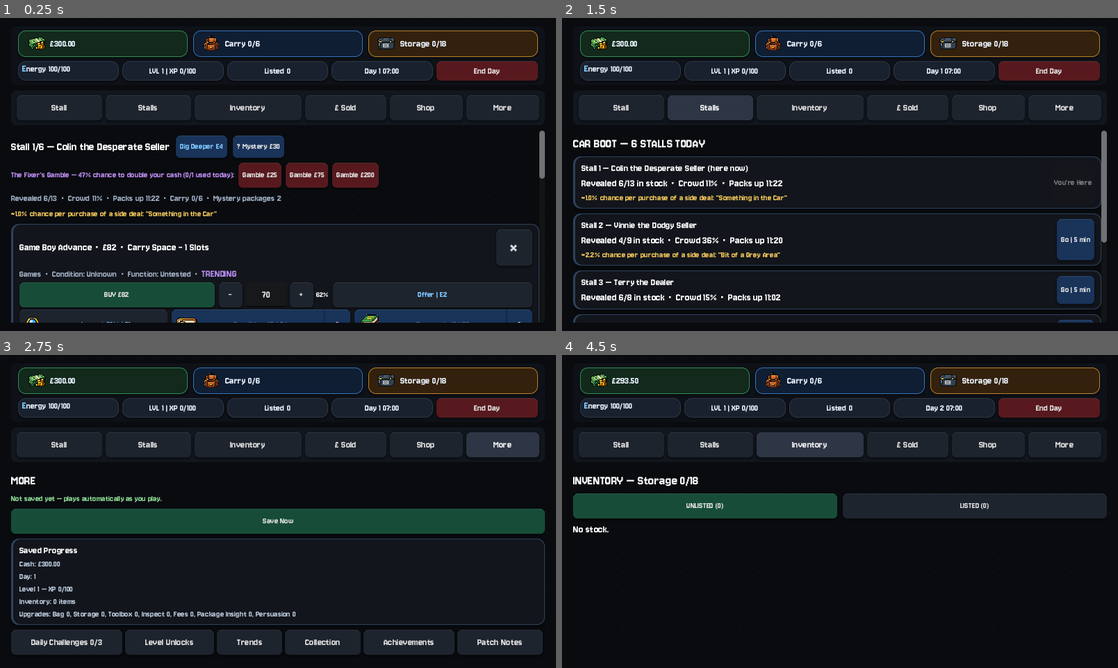
Above: before the commit, frames 1-4 (two rows, left to right).
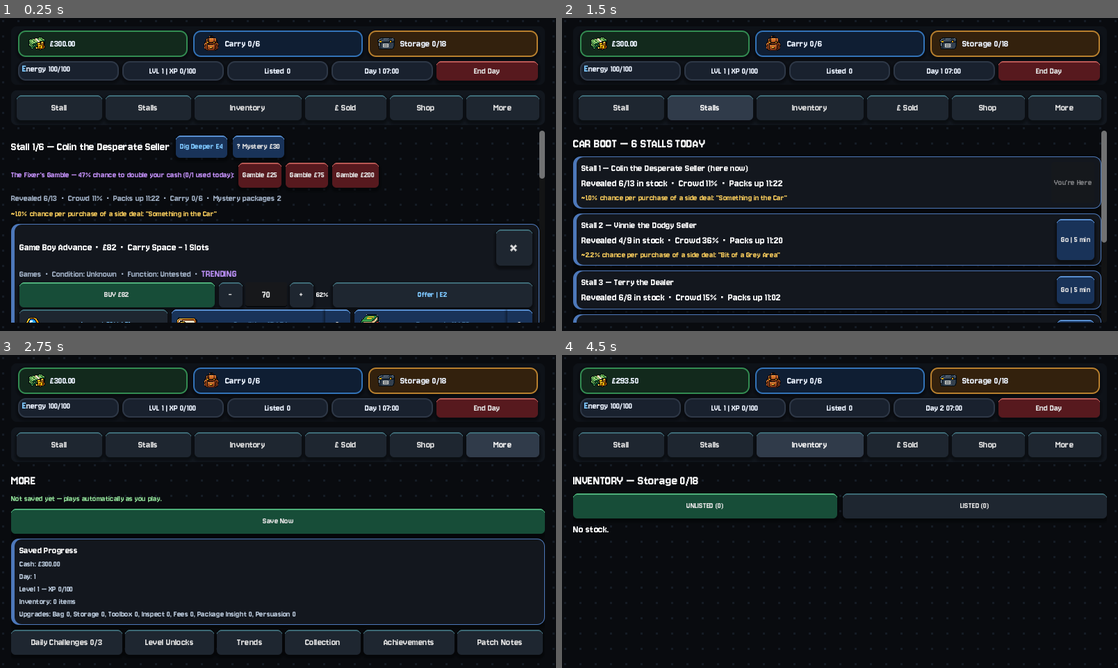
Above: after the commit, the same moments.

Repository: wmilburn1997-ai/car-boot-reseller
Game: Godot game, scene res://Main.tscn
Two runs of this game, one before a commit and one after it. Both use one fixed random seed, a clock stepped at 60 frames per second and the inputs below.
Inputs:
- Up to frame 1 (0.25 s): no input
- Up to frame 2 (1.5 s): click "Stall" at 0.5 s; click "Stalls" at 1.25 s
- Up to frame 3 (2.75 s): click "More" at 2 s
- Up to frame 4 (4.5 s): click "Daily Challenges 0/3" at 2.75 s; click "End Day" at 3.5 s; click "Inventory" at 4.25 s

The runs differ from the first frame. In frame 1, 2.7% of the frame differs, in the area x 2-97%, y 4-98%; in frame 2, 3.2%; in frame 3, 2.7%; in frame 4, 1.7%.

Commit message:
Amplify visual refresh - nav buttons and completed-action boxes were barely touched in v1

Diff:
--- a/main.gd
+++ b/main.gd
@@ -355,14 +355,13 @@
 	bg.set_anchors_and_offsets_preset(Control.PRESET_FULL_RECT)
 	add_child(bg)
 
-	var pattern_size = 28
+	var pattern_size = 22
 	var pattern_img = Image.create(pattern_size, pattern_size, false, Image.FORMAT_RGBA8)
 	pattern_img.fill(Color(0, 0, 0, 0))
-	var dot_color = Color(1, 1, 1, 0.035)
-	pattern_img.set_pixel(3, 3, dot_color)
-	pattern_img.set_pixel(4, 3, dot_color)
-	pattern_img.set_pixel(3, 4, dot_color)
-	pattern_img.set_pixel(4, 4, dot_color)
+	var dot_color = Color(0.55, 0.70, 0.95, 0.10)
+	for dx in range(3):
+		for dy in range(3):
+			pattern_img.set_pixel(3 + dx, 3 + dy, dot_color)
 	var pattern_tex = ImageTexture.create_from_image(pattern_img)
 	var pattern_rect = TextureRect.new()
 	pattern_rect.texture = pattern_tex
@@ -754,10 +753,10 @@
 		border = Color(0.72,0.50,0.18,1.0)
 	sb.bg_color = bg
 	sb.border_color = border
-	sb.border_width_left = 1
-	sb.border_width_top = 1
-	sb.border_width_right = 1
-	sb.border_width_bottom = 1
+	sb.border_width_left = 2
+	sb.border_width_top = 2
+	sb.border_width_right = 2
+	sb.border_width_bottom = 2
 	sb.corner_radius_top_left = 10
 	sb.corner_radius_top_right = 10
 	sb.corner_radius_bottom_left = 10
@@ -766,8 +765,8 @@
 	sb.content_margin_right = 6 if compact else 12
 	sb.content_margin_top = 2 if compact else 5
 	sb.content_margin_bottom = 2 if compact else 5
-	sb.shadow_color = Color(0.0,0.0,0.0,0.25)
-	sb.shadow_size = 3
+	sb.shadow_color = Color(0.0,0.0,0.0,0.35)
+	sb.shadow_size = 5
 	sb.shadow_offset = Vector2(0, 2)
 	pill.add_theme_stylebox_override("panel", sb)
 	pill.size_flags_horizontal = Control.SIZE_EXPAND_FILL
@@ -846,25 +845,25 @@
 	var normal = StyleBoxFlat.new()
 	var hover = StyleBoxFlat.new()
 	var pressed = StyleBoxFlat.new()
-	var accent_border = Color(0.35,0.40,0.48,0.4)
+	var accent_border = Color(0.35,0.62,0.68,0.65)
 	if kind == "buy":
 		normal.bg_color = Color(0.09,0.30,0.22,1.0)
 		hover.bg_color = Color(0.11,0.40,0.28,1.0)
 		pressed.bg_color = Color(0.07,0.24,0.18,1.0)
-		accent_border = Color(0.25,0.65,0.45,0.5)
+		accent_border = Color(0.35,0.80,0.55,0.85)
 	elif kind == "danger":
 		normal.bg_color = Color(0.34,0.10,0.12,1.0)
 		hover.bg_color = Color(0.46,0.13,0.16,1.0)
 		pressed.bg_color = Color(0.26,0.07,0.09,1.0)
-		accent_border = Color(0.65,0.30,0.30,0.5)
+		accent_border = Color(0.85,0.40,0.38,0.85)
 	elif kind == "action":
 		normal.bg_color = Color(0.10,0.20,0.35,1.0)
 		hover.bg_color = Color(0.13,0.27,0.46,1.0)
 		pressed.bg_color = Color(0.08,0.16,0.29,1.0)
-		accent_border = Color(0.30,0.50,0.75,0.5)
+		accent_border = Color(0.40,0.65,0.95,0.85)
 	else:
-		normal.bg_color = Color(0.12,0.14,0.18,1.0)
-		hover.bg_color = Color(0.18,0.21,0.27,1.0)
+		normal.bg_color = Color(0.12,0.15,0.19,1.0)
+		hover.bg_color = Color(0.19,0.23,0.29,1.0)
 		pressed.bg_color = Color(0.08,0.10,0.14,1.0)
 	for sb in [normal, hover, pressed]:
 		sb.corner_radius_top_left = 6
@@ -875,14 +874,14 @@
 		sb.content_margin_right = 6
 		sb.content_margin_top = 6
 		sb.content_margin_bottom = 6
-		sb.border_width_top = 1
+		sb.border_width_top = 2
 		sb.border_color = accent_border
-	normal.shadow_color = Color(0.0,0.0,0.0,0.30)
-	normal.shadow_size = 3
-	normal.shadow_offset = Vector2(0, 2)
-	hover.shadow_color = Color(0.0,0.0,0.0,0.35)
-	hover.shadow_size = 4
-	hover.shadow_offset = Vector2(0, 2)
+	normal.shadow_color = Color(0.0,0.0,0.0,0.40)
+	normal.shadow_size = 5
+	normal.shadow_offset = Vector2(0, 3)
+	hover.shadow_color = Color(0.0,0.0,0.0,0.45)
+	hover.shadow_size = 6
+	hover.shadow_offset = Vector2(0, 3)
 	button.custom_minimum_size.y = 36
 	button.add_theme_font_size_override("font_size", 13)
 	button.add_theme_stylebox_override("normal", normal)
@@ -961,20 +960,23 @@
 func make_completed_action_box(header_text, note_bbcode_text, note_color = "#b8dcff", header_icon = null, help_text = ""):
 	var panel = PanelContainer.new()
 	var sb = StyleBoxFlat.new()
-	sb.bg_color = Color(0.09,0.10,0.12,1.0)
-	sb.border_width_left = 1
+	sb.bg_color = Color(0.095,0.11,0.135,1.0)
+	sb.border_width_left = 5
 	sb.border_width_top = 1
 	sb.border_width_right = 1
 	sb.border_width_bottom = 1
-	sb.border_color = Color(0.20,0.22,0.26,1.0)
-	sb.corner_radius_top_left = 6
-	sb.corner_radius_top_right = 6
-	sb.corner_radius_bottom_left = 6
-	sb.corner_radius_bottom_right = 6
+	sb.border_color = Color(0.45,0.65,0.90,0.80)
+	sb.corner_radius_top_left = 8
+	sb.corner_radius_top_right = 8
+	sb.corner_radius_bottom_left = 8
+	sb.corner_radius_bottom_right = 8
 	sb.content_margin_left = 10
 	sb.content_margin_right = 10
 	sb.content_margin_top = 8
 	sb.content_margin_bottom = 8
+	sb.shadow_color = Color(0.0,0.0,0.0,0.35)
+	sb.shadow_size = 6
+	sb.shadow_offset = Vector2(0, 2)
 	panel.add_theme_stylebox_override("panel", sb)
 	panel.size_flags_horizontal = Control.SIZE_EXPAND_FILL
 	var box = VBoxContainer.new()
@@ -1020,12 +1022,12 @@
 func make_card():
 	var panel = PanelContainer.new()
 	var sb = StyleBoxFlat.new()
-	sb.bg_color = Color(0.07,0.084,0.108,1.0)
-	sb.border_width_left = 3
+	sb.bg_color = Color(0.075,0.090,0.118,1.0)
+	sb.border_width_left = 5
 	sb.border_width_top = 1
 	sb.border_width_right = 1
 	sb.border_width_bottom = 1
-	sb.border_color = Color(0.30,0.44,0.62,0.55)
+	sb.border_color = Color(0.35,0.55,0.85,0.85)
 	sb.corner_radius_top_left = 10
 	sb.corner_radius_top_right = 10
 	sb.corner_radius_bottom_left = 10
@@ -1034,9 +1036,9 @@
 	sb.content_margin_right = 10
 	sb.content_margin_top = 8
 	sb.content_margin_bottom = 8
-	sb.shadow_color = Color(0.0,0.0,0.0,0.25)
-	sb.shadow_size = 5
-	sb.shadow_offset = Vector2(0, 2)
+	sb.shadow_color = Color(0.0,0.0,0.0,0.40)
+	sb.shadow_size = 8
+	sb.shadow_offset = Vector2(0, 3)
 	panel.add_theme_stylebox_override("panel", sb)
 	return panel
 
@@ -3750,6 +3752,13 @@
 	show_shop()
 
 var patch_notes = [
+	{"version": "Latest — 10/09/2026 07:20", "notes": [
+		"Turned up the visual refresh significantly — the first pass was too subtle to actually notice on a real screen",
+		"Nav buttons (Stall/Stalls/Inventory/etc.) now get their own teal accent instead of barely-there gray — these are the most-seen buttons in the whole game, so this should be the most noticeable change",
+		"Cards and completed-action boxes (Condition Checked, Research, etc.) now have a much bolder colored left stripe and stronger drop shadow",
+		"Background dot pattern is denser, bigger, and tinted blue instead of a barely-visible white speck",
+		"Stat pills got thicker borders and a stronger shadow too",
+	]},
 	{"version": "Latest — 10/09/2026 07:00", "notes": [
 		"Visual refresh: added a subtle repeating dot-grid pattern behind everything instead of flat black",
 		"Cards now have a soft drop shadow and a colored accent stripe on the left edge instead of a flat uniform border",
Not shown, changed: docs/index.html
Not shown, changed: docs/index.pck
